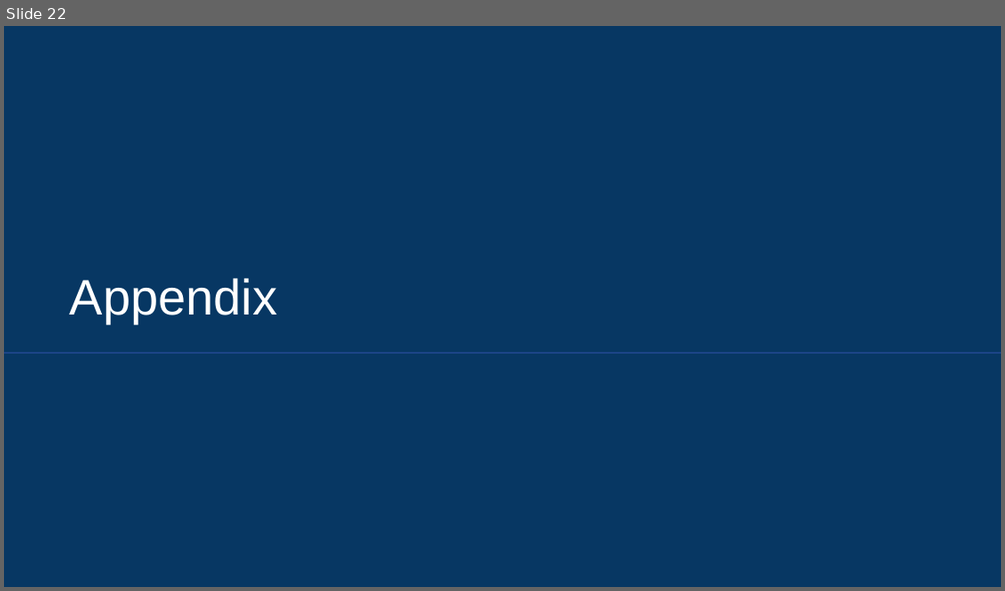
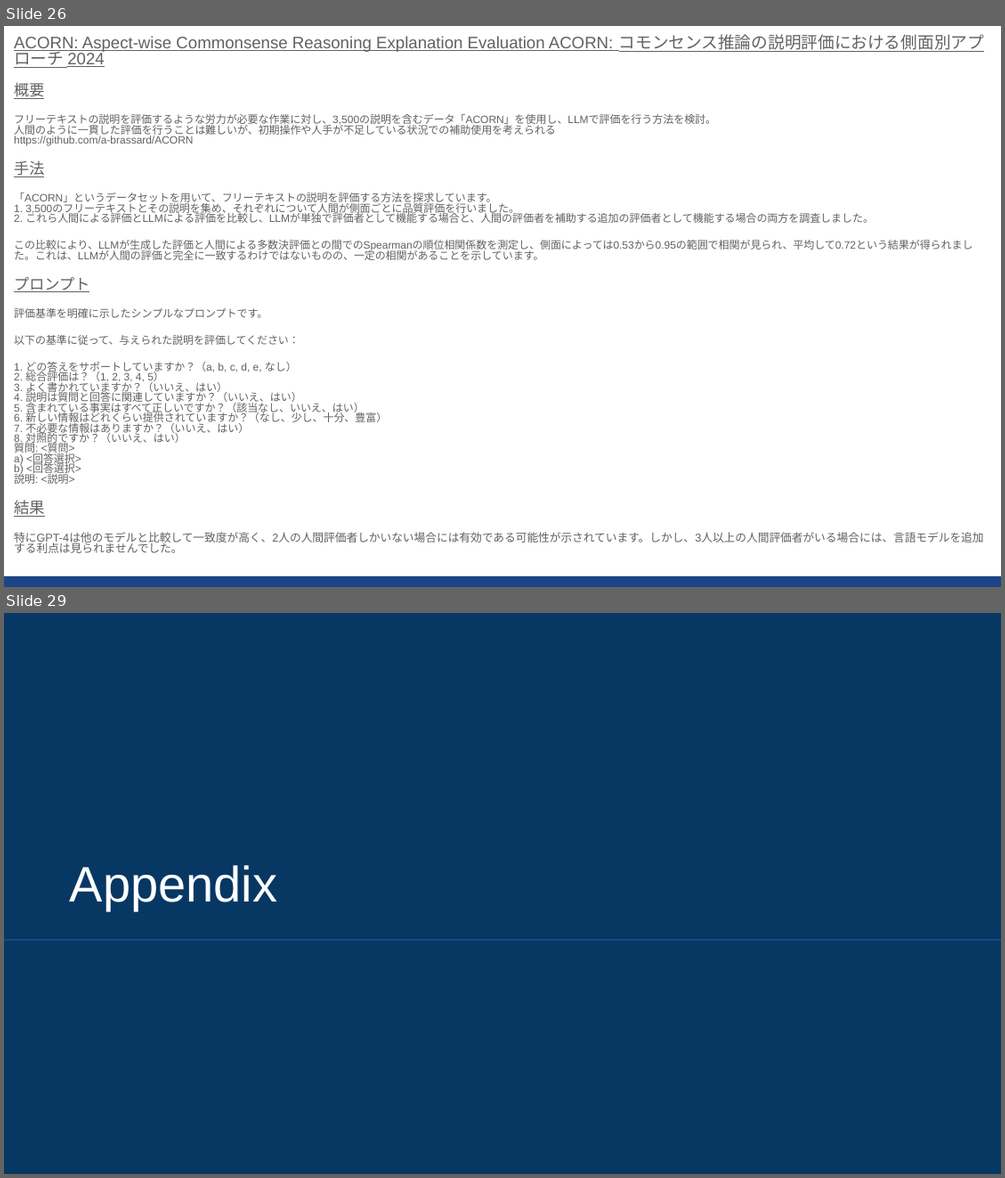
Before and after one commit to sekihan02/code_sundbox, a slide deck: 2024_LLM論文要約_5.pptx. Shown one above the other, each under a label of ours: slide 22 before the commit, slides 26 and 29 after it; the slides between them are not shown. The pictures are 1005x591 and 1005x1178 pixels, drawn with LibreOffice and Linux fonts; fonts in the diff are those of the drawing. Boxes give left, top, right and bottom in pixels: in the first picture for what was removed or moved away, otherwise in the second. Text is boxed around its words. In the diff, an @@ line names an element or a change of style, - is before the commit and + after.

Commit message:
5月用の論文の追加

```diff
--- a/2024_LLM論文要約_5.pptx
+++ b/2024_LLM論文要約_5.pptx
@@ slide 26 added at (4,26,1001,587), background #FFFFFF @@
@@ text added at (14,34,984,553), 7.6 pt, text #616161 @@
+ACORN: Aspect-wise Commonsense Reasoning Explanation Evaluation ACORN: コモンセンス推論の説明評価における側面別アプローチ 2024
+概要
+フリーテキストの説明を評価するような労力が必要な作業に対し、3,500の説明を含むデータ「ACORN」を使用し、LLMで評価を行う方法を検討。
+人間のように一貫した評価を行うことは難しいが、初期操作や人手が不足している状況での補助使用を考えられる
+https://github.com/a-brassard/ACORN
+手法
+「ACORN」というデータセットを用いて、フリーテキストの説明を評価する方法を探求しています。
+1. 3,500のフリーテキストとその説明を集め、それぞれについて人間が側面ごとに品質評価を行いました。
+2. これら人間による評価とLLMによる評価を比較し、LLMが単独で評価者として機能する場合と、人間の評価者を補助する追加の評価者として機能する場合の両方を調査しました。
+この比較により、LLMが生成した評価と人間による多数決評価との間でのSpearmanの順位相関係数を測定し、側面によっては0.53から0.95の範囲で相関が見られ、平均して0.72という結果が得られました。これは、LLMが人間の評価と完全に一致するわけではないものの、一定の相関があることを示しています。
+プロンプト
+評価基準を明確に示したシンプルなプロンプトです。
+以下の基準に従って、与えられた説明を評価してください：
+1. どの答えをサポートしていますか？（a, b, c, d, e, なし）
+2. 総合評価は？（1, 2, 3, 4, 5）
+3. よく書かれていますか？（いいえ、はい）
+4. 説明は質問と回答に関連していますか？（いいえ、はい）
+5. 含まれている事実はすべて正しいですか？（該当なし、いいえ、はい）
+6. 新しい情報はどれくらい提供されていますか？（なし、少し、十分、豊富）
+7. 不必要な情報はありますか？（いいえ、はい）
+8. 対照的ですか？（いいえ、はい）
+質問: <質問>
+a) <回答選択>
+b) <回答選択>
+説明: <説明>
+結果
+特にGPT-4は他のモデルと比較して一致度が高く、2人の人間評価者しかいない場合には有効である可能性が示されています。しかし、3人以上の人間評価者がいる場合には、言語モデルを追加する利点は見られませんでした。
@@ rectangle added at (4,576,1001,587), fill #1C4587 @@
@@ what was slide 22 is now slide 29 @@
```
Also in this commit, not shown: 3 slides changed, 6 other slides added, 1 other file.
